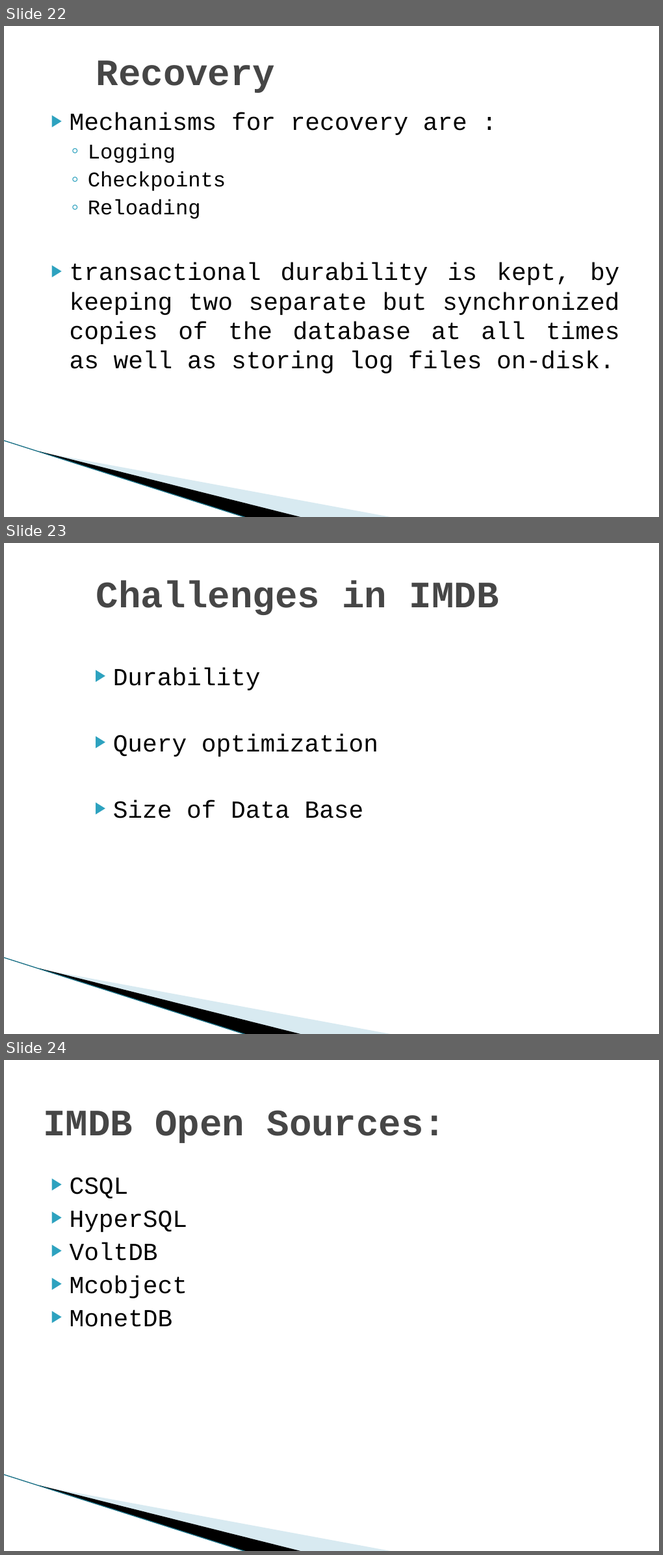
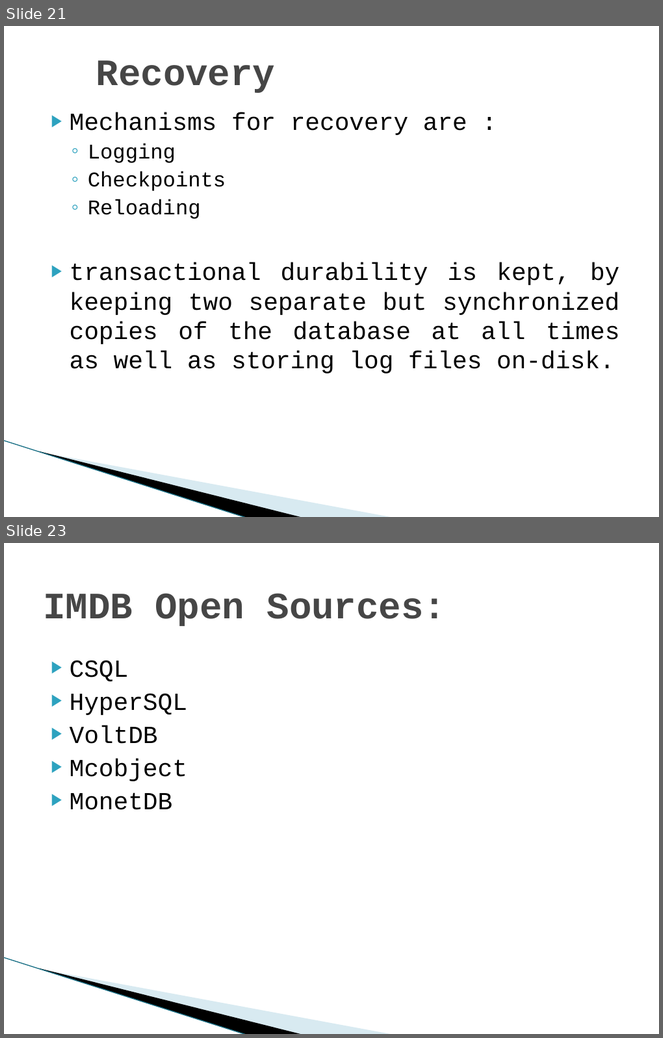
Before and after one commit to AaryaTiwari1211/SEM4, a slide deck: Advanced Databases/Additional Notes/in memory.pptx. Shown one above the other, each under a label of ours: slides 22, 23 and 24 before the commit, slides 21 and 23 after it; the slides between them are not shown. The pictures are 663x1555 and 663x1038 pixels, drawn with LibreOffice and Linux fonts; fonts in the diff are those of the drawing; background and template pictures are left out. Boxes give left, top, right and bottom in pixels: in the first picture for what was removed or moved away, otherwise in the second. Text is boxed around its words. In the diff, an @@ line names an element or a change of style, - is before the commit and + after.

```diff
--- a/Advanced Databases/Additional Notes/in memory.pptx
+++ b/Advanced Databases/Additional Notes/in memory.pptx
@@ slide 23 removed at [4,543,659,1034], background #FFFFFF; not listed: 3 template elements that a slide beside it also shows @@
@@ title removed at [96,581,499,615] @@
-Challenges in IMDB
@@ text removed at [113,668,378,819] @@
-▶ Durability
-▶ Query optimization
-▶ Size of Data Base
@@ what was slide 22 is now slide 21 @@
@@ what was slide 24 is now slide 23 @@
```
Also in this commit, not shown: 4 other files.
